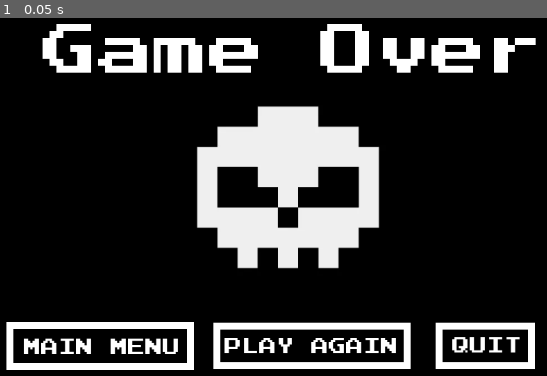
Above: before the commit, frame 1.
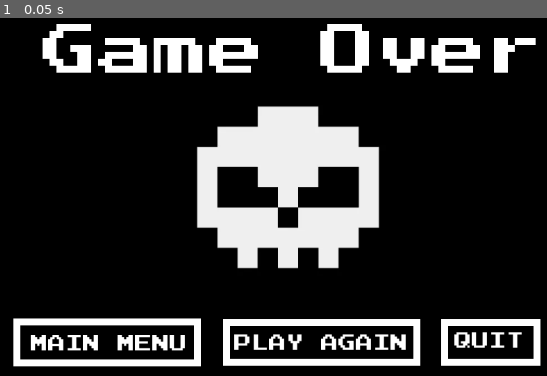
Above: after the commit, the same moment.

Repository: kwrightsk/game-jam-january-2026
Game: Godot game, scene res://game-over-screen.tscn
Same seed, same stepped clock (60 frames per second), same inputs: the game is played once before the commit and once after it. This scene is started directly instead of the project's main scene.
Inputs:
- Up to frame 1 (0.05 s): no input

The runs differ from the first frame. In frame 1, 7.9% of the frame differs, in the area x 1-99%, y 83-99%.

Commit message:
pushing into the game over screen

Diff:
--- a/game-over-screen.tscn
+++ b/game-over-screen.tscn
@@ -64,10 +64,10 @@
 horizontal_alignment = 1
 
 [node name="TextureButton" type="TextureButton" parent="."]
-offset_left = 521.0
-offset_top = 407.0
-offset_right = 692.0
-offset_bottom = 472.0
+offset_left = 535.0
+offset_top = 402.0
+offset_right = 706.0
+offset_bottom = 467.0
 
 [node name="Panel" type="Panel" parent="TextureButton"]
 layout_mode = 1
@@ -101,10 +101,10 @@
 text = "PLAY AGAIN"
 
 [node name="TextureButton2" type="TextureButton" parent="."]
-offset_left = 830.0
-offset_top = 397.0
-offset_right = 1001.0
-offset_bottom = 462.0
+offset_left = 840.0
+offset_top = 389.0
+offset_right = 1011.0
+offset_bottom = 454.0
 
 [node name="Panel" type="Panel" parent="TextureButton2"]
 layout_mode = 1
@@ -113,10 +113,10 @@
 anchor_top = -2.669
 anchor_right = -3.412
 anchor_bottom = -2.669
-offset_left = 543.452
-offset_top = 291.485
-offset_right = 686.452
-offset_bottom = 358.485
+offset_left = 541.452
+offset_top = 294.485
+offset_right = 684.452
+offset_bottom = 361.485
 theme_override_styles/panel = SubResource("StyleBoxFlat_jvsqo")
 
 [node name="RichTextLabel4" type="RichTextLabel" parent="TextureButton2"]
@@ -127,10 +127,10 @@
 anchor_top = 2.262
 anchor_right = 0.195
 anchor_bottom = 2.262
-offset_left = -49.345
-offset_top = -8.03
-offset_right = 61.655
-offset_bottom = 21.97
+offset_left = -56.345
+offset_top = -7.03
+offset_right = 54.655
+offset_bottom = 22.97
 grow_horizontal = 2
 grow_vertical = 2
 theme_override_fonts/normal_font = ExtResource("1_0wk6x")
@@ -138,10 +138,10 @@
 text = "QUIT"
 
 [node name="TextureButton3" type="TextureButton" parent="."]
-offset_left = 338.0
-offset_top = 406.0
-offset_right = 509.0
-offset_bottom = 471.0
+offset_left = 348.0
+offset_top = 401.0
+offset_right = 519.0
+offset_bottom = 466.0
 
 [node name="Panel" type="Panel" parent="TextureButton3"]
 layout_mode = 1
